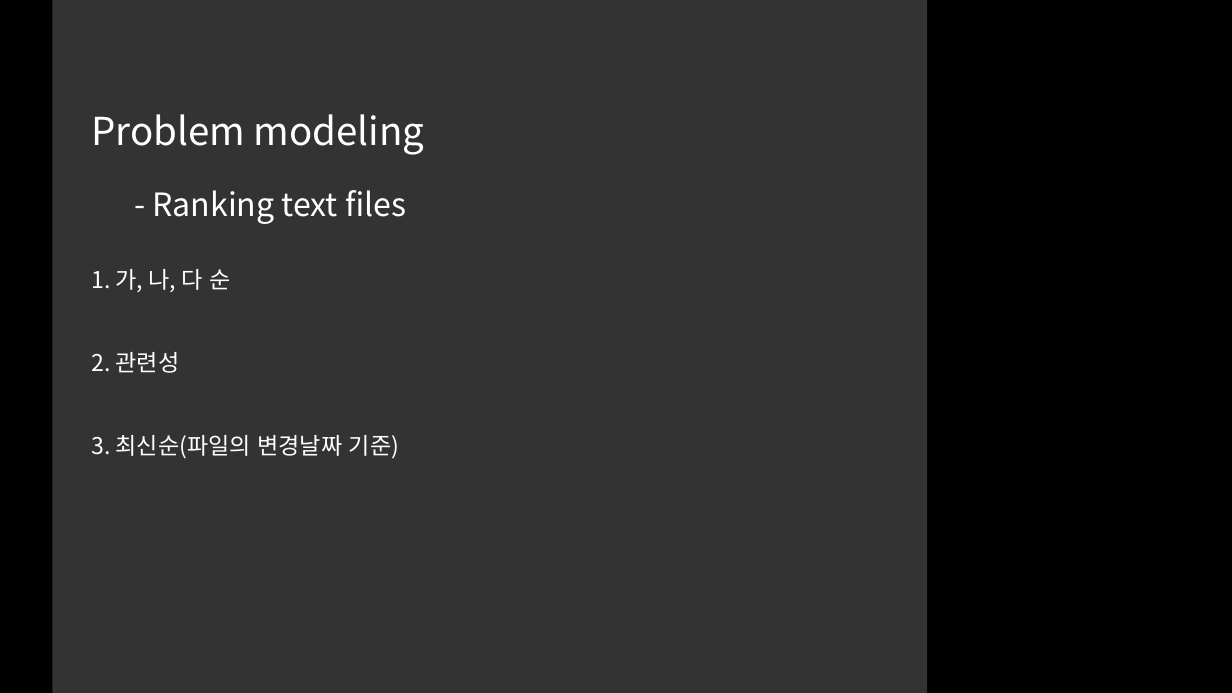
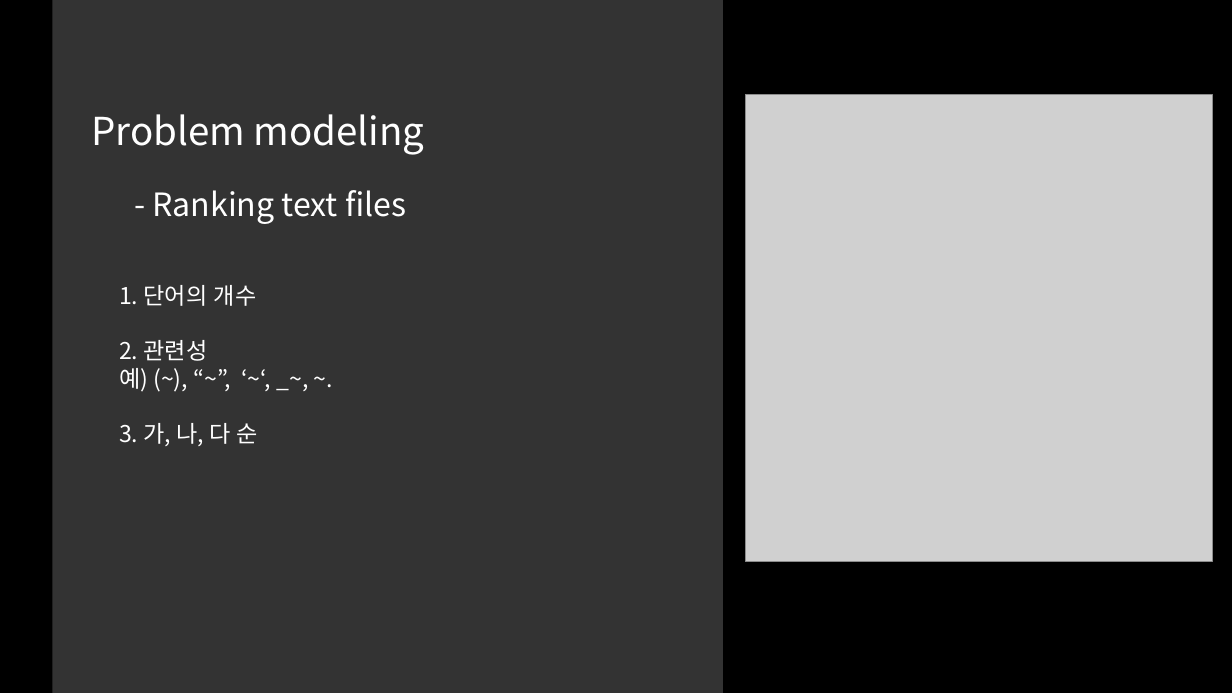
Before and after one commit to kimlohen/sw-2-project, a slide deck: slide 3 of 프밍 프로젝트.pptm. Drawn at 1232x693 pixels with LibreOffice and Linux fonts; fonts in the diff are those of the drawing; grey boxes stand for pictures. Boxes give left, top, right and bottom in pixels: in the first picture for what was removed or moved away, otherwise in the second. Text is boxed around its words. In the diff, an @@ line names an element or a change of style, - is before the commit and + after.

```diff
--- a/프밍 프로젝트.pptm
+++ b/프밍 프로젝트.pptm
@@ rectangle: place and size @@
-rectangle at [53, 0, 928, 693]
+rectangle at [53, 0, 724, 693]
@@ picture added at [746, 94, 1214, 562] @@
@@ text "1. 단어의 개수": place and size @@
-text "1. 단어의 개수" at [91, 269, 399, 459]
+text "1. 단어의 개수" at [119, 285, 258, 446]
@@ text at [119, 285, 257, 306]: text changed @@
-1. 가, 나, 다 순
+1. 단어의 개수
@@ text at [119, 368, 258, 446]: text changed @@
-3. 최신순(파일의 변경날짜 기준)
+예) (~), “~”, ‘~‘, _~, ~.
+3. 가, 나, 다 순
```
Also in this commit, not shown: 1 other slide changed, 1 slide added, 27 other files.
